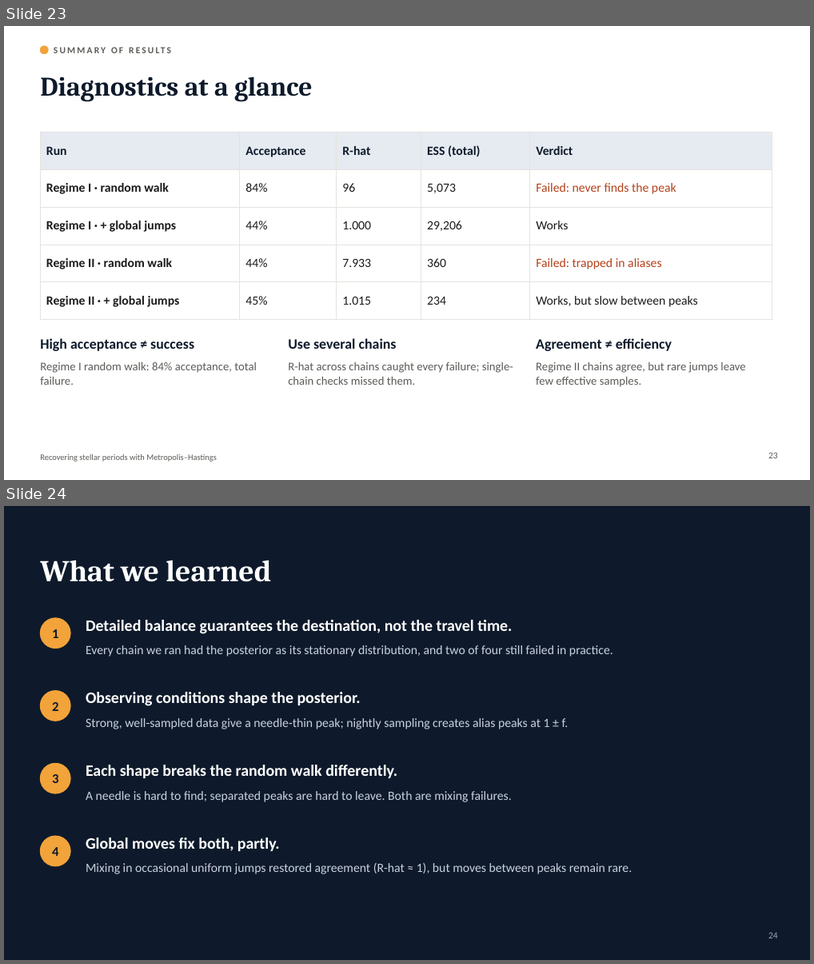
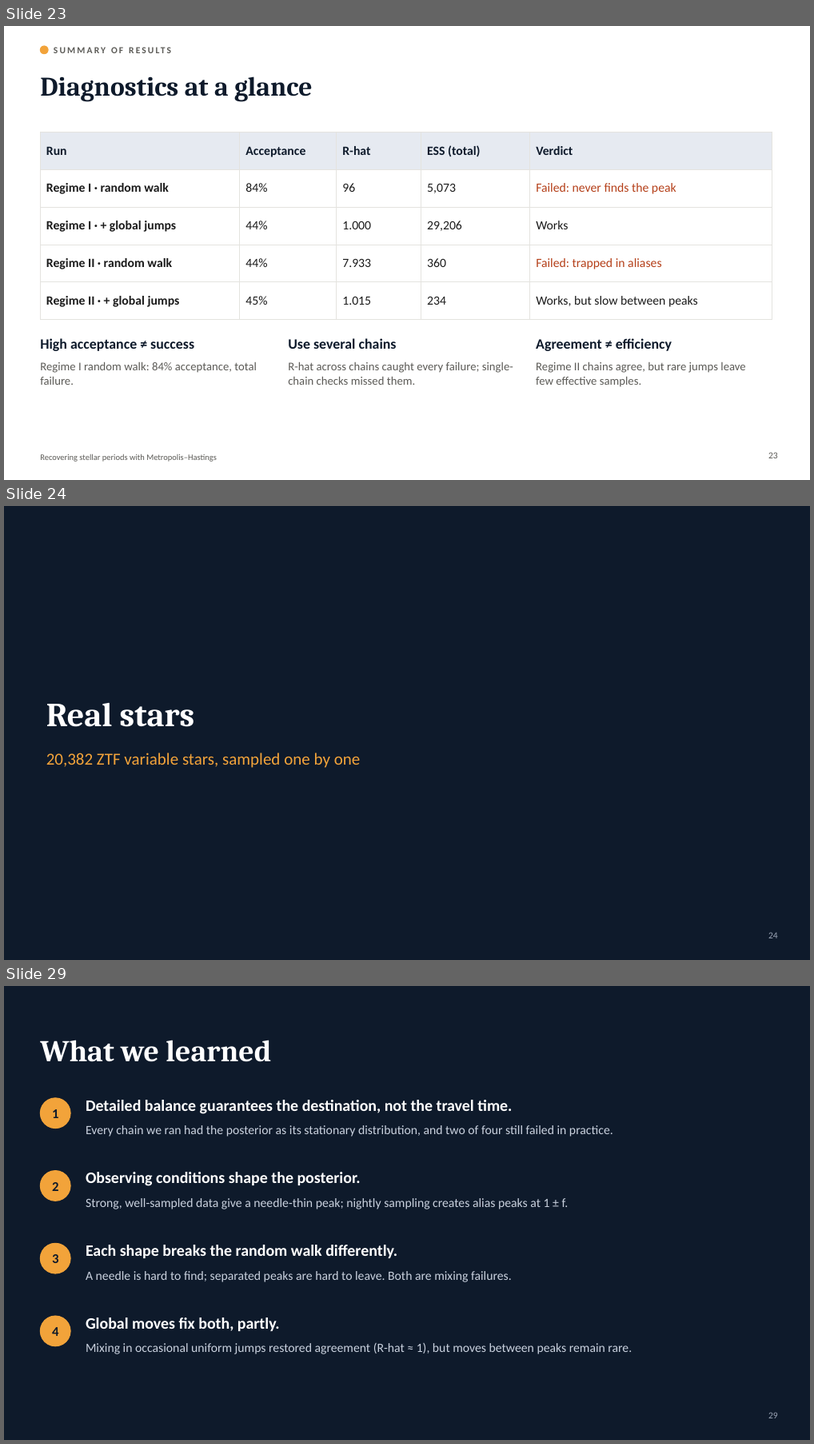
Before and after one commit to cognitogramma/StarSearch-, a slide deck: slides/Stellar_Periods_MH.pptx. Shown one above the other, each under a label of ours: slides 23 and 24 before the commit, slides 23, 24 and 29 after it; the slides between them are not shown. The pictures are 814x964 and 814x1444 pixels, drawn with LibreOffice and Linux fonts; fonts in the diff are those of the drawing. Boxes give left, top, right and bottom in pixels: in the first picture for what was removed or moved away, otherwise in the second. Text is boxed around its words. In the diff, an @@ line names an element or a change of style, - is before the commit and + after.

```diff
--- a/slides/Stellar_Periods_MH.pptx
+++ b/slides/Stellar_Periods_MH.pptx
@@ slide 24 added at [4, 506, 810, 960], background #0E1A2B @@
@@ title added at [46, 703, 195, 727], 40 pt, text #FFFFFF, bold @@
+Real stars
@@ text added at [46, 752, 361, 768], 20 pt, text #F2A33A @@
+20,382 ZTF variable stars, sampled one by one
@@ page number added at [769, 932, 778, 938], 11 pt, text #9AA4B5 @@
+24
@@ what was slide 24 is now slide 29 @@
@@ page number at [769, 1412, 778, 1418]: text changed @@
-24
+29
```
Also in this commit, not shown: 4 other slides added, 9 other files.
